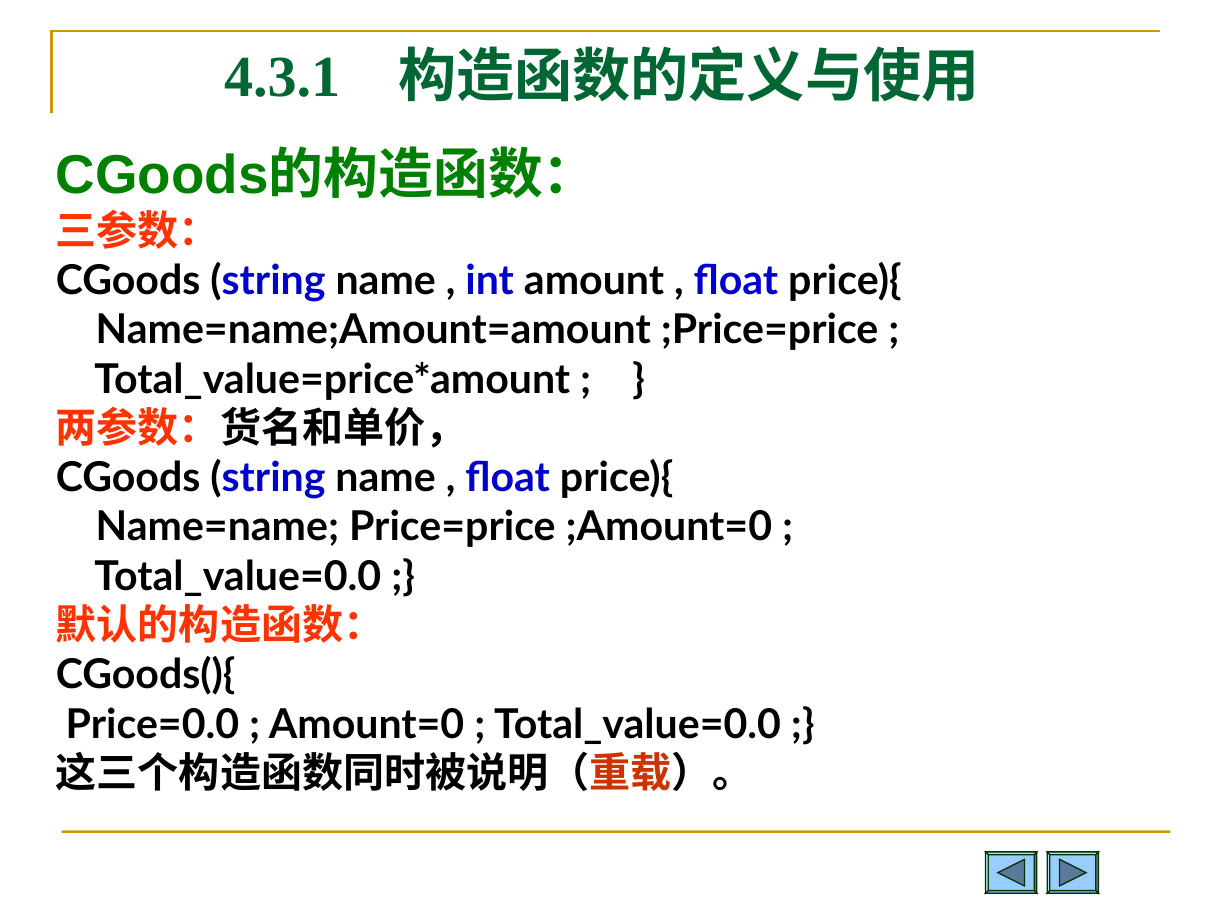
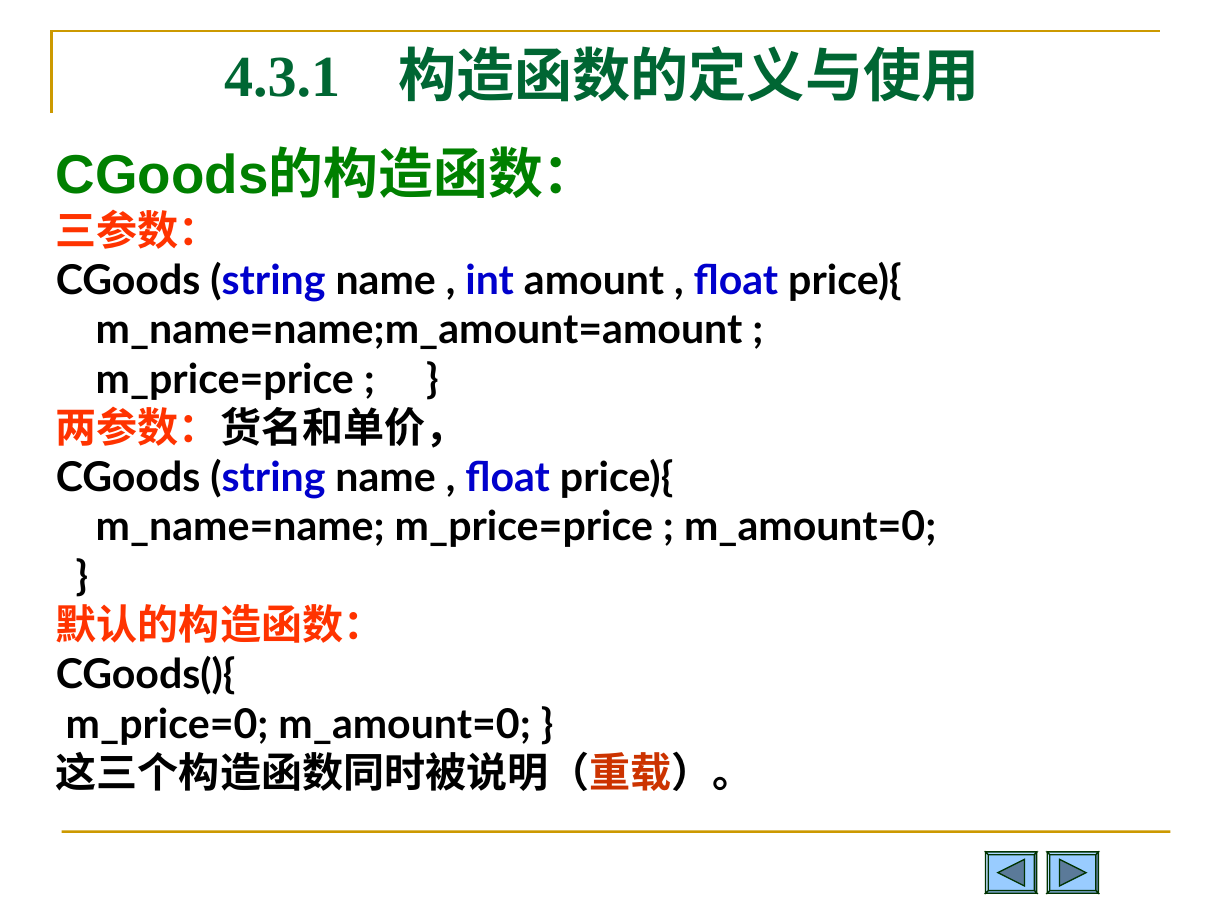
Before and after one commit to Changhe160/Changhe160.github.io, a slide deck: slide 23 of teachingRes/Cplusplus/unit04类与对象.ppt (slide 21 before the commit). Drawn at 1232x924 pixels with LibreOffice and Linux fonts; fonts in the diff are those of the drawing. Boxes give left, top, right and bottom in pixels: in the first picture for what was removed or moved away, otherwise in the second. Text is boxed around its words. In the diff, an @@ line names an element or a change of style, - is before the commit and + after.

```diff
--- a/teachingRes/Cplusplus/unit04类与对象.ppt
+++ b/teachingRes/Cplusplus/unit04类与对象.ppt
@@ text at (96,315,743,400): text changed @@
-Name=name;Amount=amount ;Price=price ;
-Total_value=price*amount ; }
+m_name=name;m_amount=amount ;
+m_price=price ; }
@@ text at (96,509,936,547): text changed @@
-Name=name; Price=price ;Amount=0 ;
-Total_value=0.0 ;}
+m_name=name; m_price=price ; m_amount=0;
+}
@@ text at (66,707,530,745): text changed @@
-Price=0.0 ; Amount=0 ; Total_value=0.0 ;}
+m_price=0; m_amount=0; }
```
Also in this commit, not shown: 16 other slides changed, 5 slides added, 2 slides removed, 2 other files.
